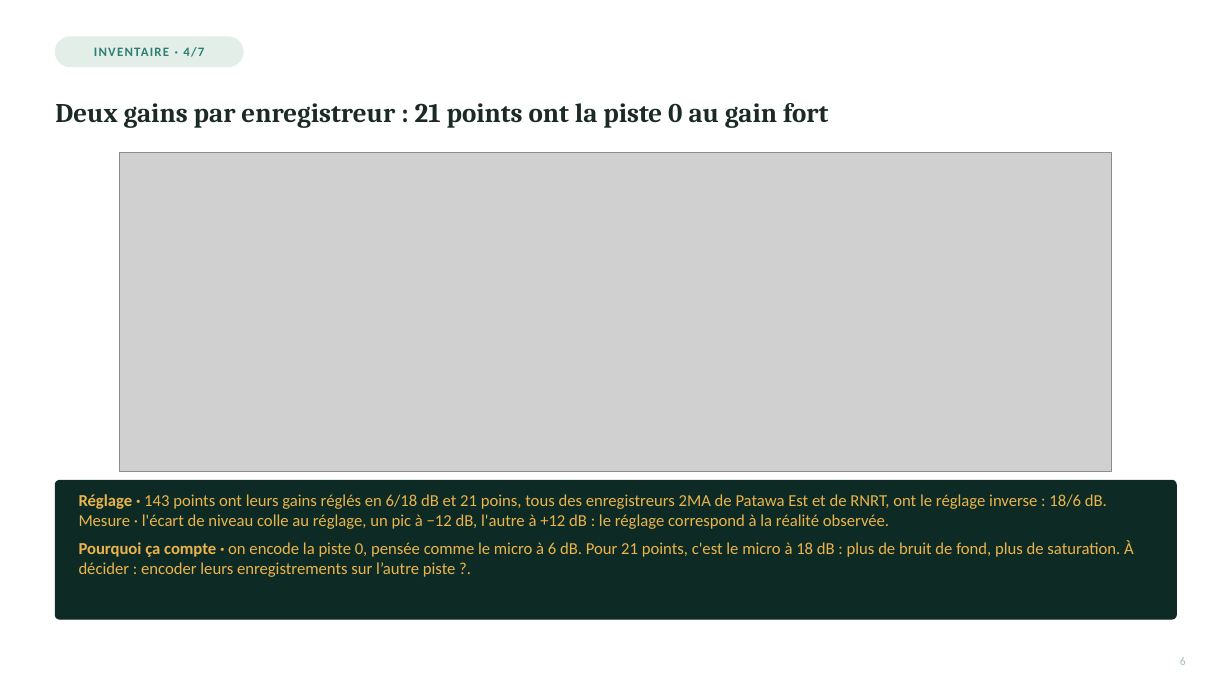
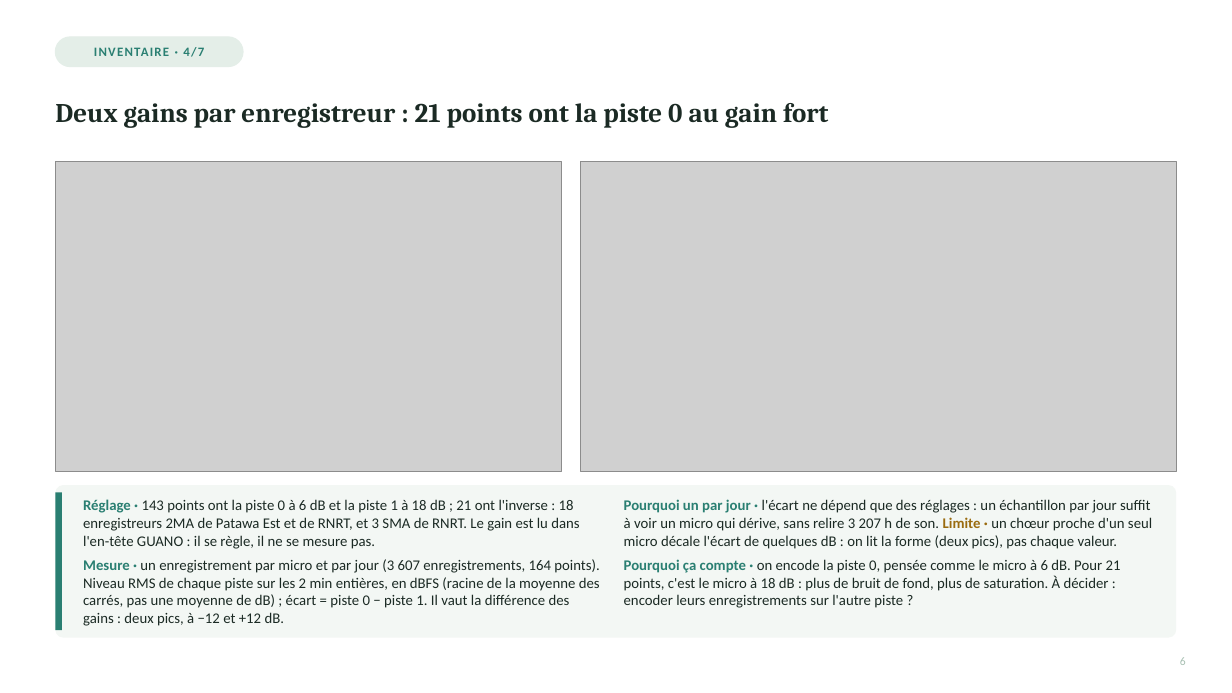
Before and after one commit to Rumble-Paw-Patrol/Grenouille, a slide deck: slide 1 of documentation/prez/presentation_4_paquets/presentation_4_inventaire_qc_v2_paquet_2_diapos_06-11.pptx. Drawn at 1232x693 pixels with LibreOffice and Linux fonts; fonts in the diff are those of the drawing; grey boxes stand for pictures. Boxes give left, top, right and bottom in pixels: in the first picture for what was removed or moved away, otherwise in the second. Text is boxed around its words. In the diff, an @@ line names an element or a change of style, - is before the commit and + after.

```diff
--- a/documentation/prez/presentation_4_paquets/presentation_4_inventaire_qc_v2_paquet_2_diapos_06-11.pptx
+++ b/documentation/prez/presentation_4_paquets/presentation_4_inventaire_qc_v2_paquet_2_diapos_06-11.pptx
@@ picture added at [55,162,562,471] @@
@@ picture removed at [120,152,1113,471] @@
@@ picture added at [580,162,1177,471] @@
@@ rounded rectangle: place and size @@
-rounded rectangle at [55,481,1177,619]
+rounded rectangle at [55,485,1177,638]
@@ rounded rectangle at [55,485,1177,638]: fill #0E2A24 to #F3F7F4; outline #0E2A24 1 pt to none; proportions changed @@
@@ rectangle added at [55,493,62,630], fill #2A7F72 @@
@@ text added at [83,499,600,626], 11.5 pt, text #1B2A24 @@
+Réglage · 143 points ont la piste 0 à 6 dB et la piste 1 à 18 dB ; 21 ont l'inverse : 18 enregistreurs 2MA de Patawa Est et de RNRT, et 3 SMA de RNRT. Le gain est lu dans l'en-tête GUANO : il se règle, il ne se mesure pas.
+Mesure · un enregistrement par micro et par jour (3 607 enregistrements, 164 points). Niveau RMS de chaque piste sur les 2 min entières, en dBFS (racine de la moyenne des carrés, pas une moyenne de dB) ; écart = piste 0 − piste 1. Il vaut la différence des gains : deux pics, à −12 et +12 dB.
@@ text at [624,499,1152,608]: text changed; size 13 to 11.5 pt; text colour #E9B44C to #1B2A24 @@
-Réglage · 143 points ont leurs gains réglés en 6/18 dB et 21 poins, tous des enregistreurs 2MA de Patawa Est et de RNRT, ont le réglage inverse : 18/6 dB. Mesure · l'écart de niveau colle au réglage, un pic à −12 dB, l'autre à +12 dB : le réglage correspond à la réalité observée.
-Pourquoi ça compte · on encode la piste 0, pensée comme le micro à 6 dB. Pour 21 points, c'est le micro à 18 dB : plus de bruit de fond, plus de saturation. À décider : encoder leurs enregistrements sur l’autre piste ?.
+Pourquoi un par jour · l'écart ne dépend que des réglages : un échantillon par jour suffit à voir un micro qui dérive, sans relire 3 207 h de son. Limite · un chœur proche d'un seul micro décale l'écart de quelques dB : on lit la forme (deux pics), pas chaque valeur.
+Pourquoi ça compte · on encode la piste 0, pensée comme le micro à 6 dB. Pour 21 points, c'est le micro à 18 dB : plus de bruit de fond, plus de saturation. À décider : encoder leurs enregistrements sur l'autre piste ?
```
Also in this commit, not shown: 5 other slides changed, 2 slides added, 14 other files.
